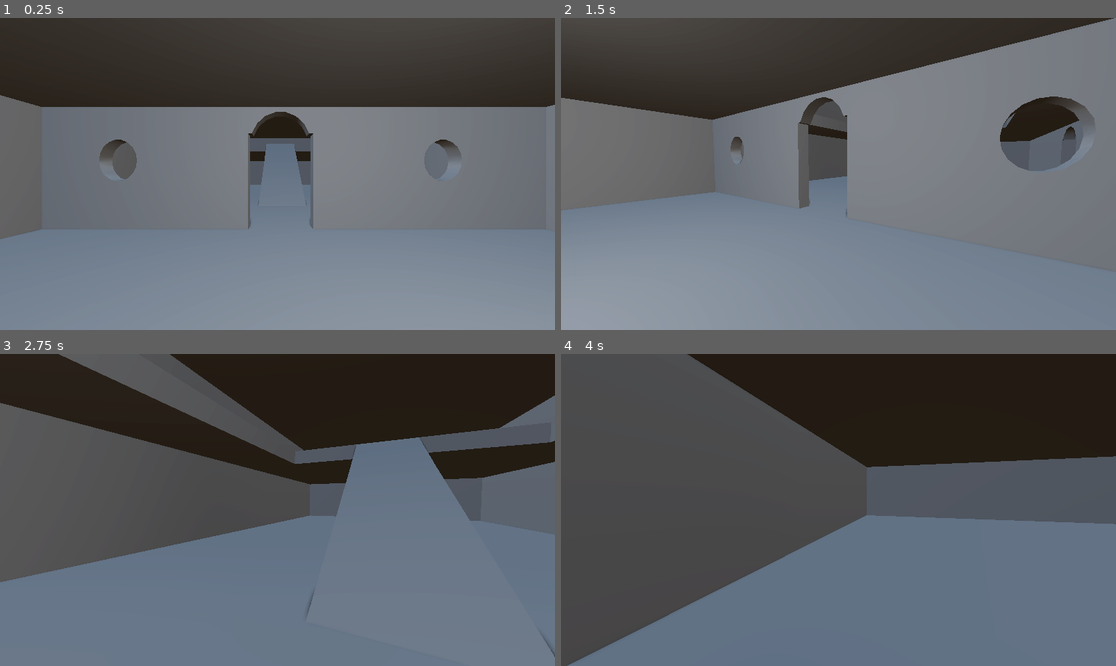
Above: before the commit, frames 1-4 (two rows, left to right).
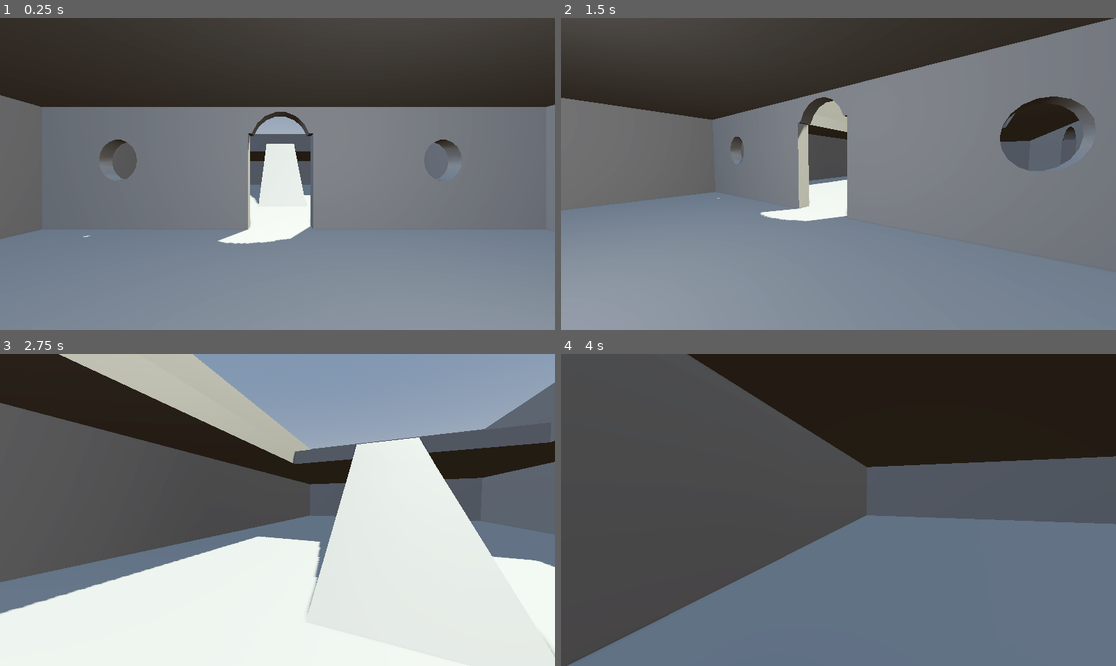
Above: after the commit, the same moments.

Repository: Mibeador/scott-brandon-3d-test-game
Game: Godot game, scene res://scenes/levels/level_01.tscn
Two runs of this game, one before a commit and one after it. Both use one fixed random seed, a clock stepped at 60 frames per second and the inputs below.
Inputs (mouse positions are in pixels of both pictures, inside the frame that each line leads up to):
- Up to frame 1 (0.25 s): no input
- Up to frame 2 (1.5 s): tap Enter (ui_accept) at 0.5, 0.77 s; move the mouse to (960, 158) at 0.52 s; hold Right (ui_right) 0.53-1.28 s; tap ` (freefly) at 0.6 s; click (960, 158) at 0.67 s; move the mouse to (810, 174) at 1.27 s; hold Up (ui_up) from 1.28 s (still down); tap Shift (sprint) at 1.35 s
- Up to frame 3 (2.75 s): keep holding Up (ui_up); tap Enter (ui_accept) at 1.52 s; move the mouse to (288, 503) at 2.02 s; tap ` (freefly) at 2.1 s
- Up to frame 4 (4 s): keep holding Up (ui_up); move the mouse to (832, 516) at 2.77 s; tap Shift (sprint) at 2.85 s; click (832, 516) at 2.92 s; tap Enter (ui_accept) at 3.02, 3.77 s; move the mouse to (877, 513) at 3.52 s; tap ` (freefly) at 3.6 s

The runs differ from the first frame. In frame 1, 3.3% of the frame differs, in the area x 15-57%, y 31-73%; in frame 2, 2.0%; in frame 3, 60%, in the area x 0-100%, y 0-100%; in frame 4, nothing differs.

Commit message:
Asset Pack Imported

Diff:
--- a/scenes/levels/level_01.tscn
+++ b/scenes/levels/level_01.tscn
@@ -120,10 +120,6 @@
 transform = Transform3D(1, 0, 0, 0, 1, 0, 0, 0, 1, -11.952899, 4.156372, 10.161926)
 size = Vector3(16.451416, 0.68725586, 13.634399)
 
-[node name="Roof5" type="CSGBox3D" parent="CSGCombiner3D" unique_id=1869575422]
-transform = Transform3D(1, 0, 0, 0, 1, 0, 0, 0, 1, -11.952899, 7.656372, -2.520874)
-size = Vector3(16.451416, 0.68725586, 39)
-
 [node name="Roof2" type="CSGBox3D" parent="CSGCombiner3D" unique_id=840981107]
 transform = Transform3D(1, 0, 0, 0, 1, 0, 0, 0, 1, -11.952899, 4.156372, -15.314089)
 size = Vector3(16.451416, 0.68725586, 13.634399)
Binary file added: addons/dungeon_assets/building/ceiling.glb
Not shown, added: addons/dungeon_assets/building/ceiling.glb.import
Binary file added: addons/dungeon_assets/building/floor_stone.glb
Not shown, added: addons/dungeon_assets/building/floor_stone.glb.import
Binary file added: addons/dungeon_assets/building/floor_wood.glb
Not shown, added: addons/dungeon_assets/building/floor_wood.glb.import
Binary file added: addons/dungeon_assets/building/pillar.glb
Not shown, added: addons/dungeon_assets/building/pillar.glb.import
Binary file added: addons/dungeon_assets/building/wall.glb
Not shown, added: addons/dungeon_assets/building/wall.glb.import
Binary file added: addons/dungeon_assets/building/wall_arched.glb
Not shown, added: addons/dungeon_assets/building/wall_arched.glb.import
(and 45 more such lines)
